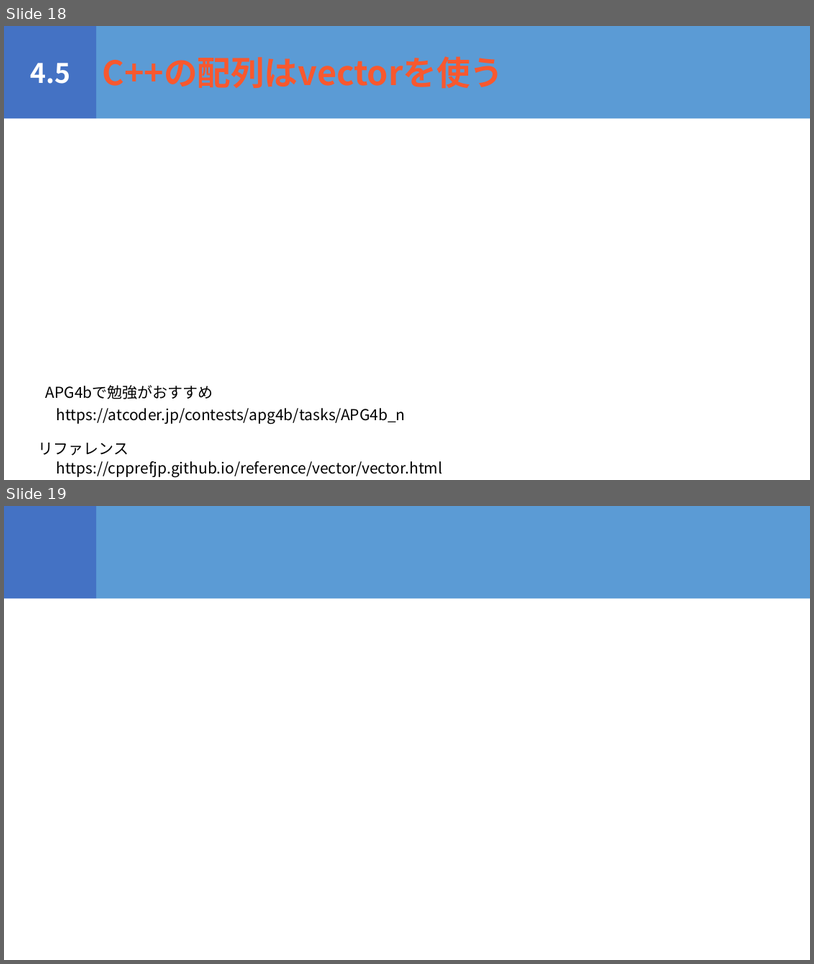
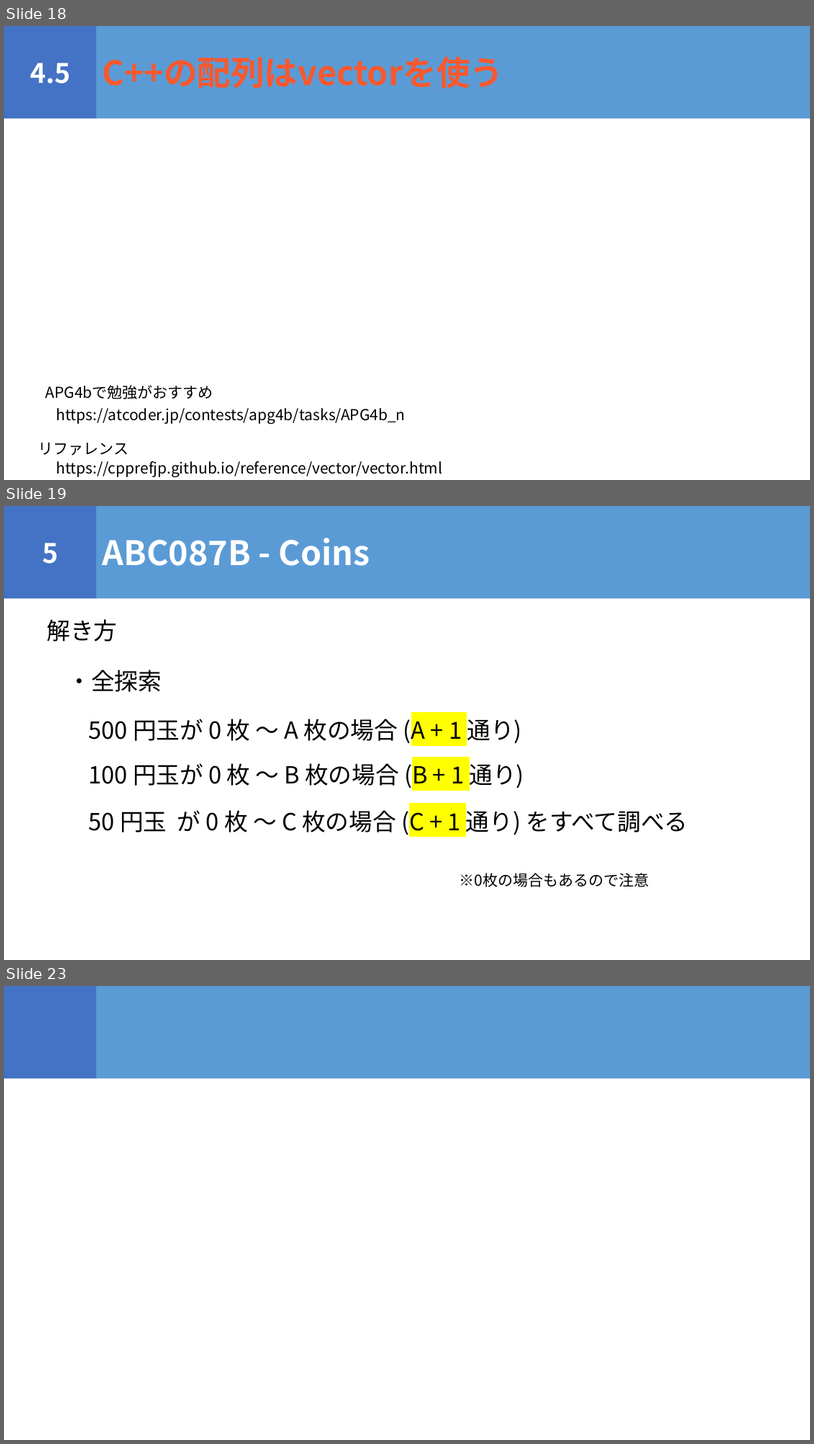
Before and after one commit to igeeeeee/triC_AtCoder_Beginners_Selection, a slide deck: ABS_勉強会.pptx. Shown one above the other, each under a label of ours: slides 18 and 19 before the commit, slides 18, 19 and 23 after it; the slides between them are not shown. The pictures are 814x964 and 814x1444 pixels, drawn with LibreOffice and Linux fonts; fonts in the diff are those of the drawing. Boxes give left, top, right and bottom in pixels: in the first picture for what was removed or moved away, otherwise in the second. Text is boxed around its words. In the diff, an @@ line names an element or a change of style, - is before the commit and + after.

```diff
--- a/ABS_勉強会.pptx
+++ b/ABS_勉強会.pptx
@@ slide 19 added at (x1=4, y1=506, x2=810, y2=960), background #FFFFFF @@
@@ rectangle added at (x1=4, y1=506, x2=97, y2=599), fill #4472C4, 32 pt, text #FFFFFF, bold @@
+5
@@ rectangle added at (x1=97, y1=506, x2=810, y2=599), fill #5B9BD5, 40 pt, text #FFFFFF, bold @@
+ABC087B - Coins
@@ text added at (x1=47, y1=619, x2=118, y2=641), 28 pt, text #000000 @@
+解き方
@@ text added at (x1=68, y1=669, x2=162, y2=692), 28 pt, text #000000 @@
+・全探索
@@ text added at (x1=89, y1=715, x2=689, y2=836), 28 pt, text #000000 @@
+500 円玉が 0 枚 〜 A 枚の場合 (A + 1 通り)
+100 円玉が 0 枚 〜 B 枚の場合 (B + 1 通り)
+50 円玉 が 0 枚 〜 C 枚の場合 (C + 1 通り) をすべて調べる
@@ text added at (x1=459, y1=872, x2=649, y2=887), 18 pt, text #000000 @@
+※0枚の場合もあるので注意
@@ what was slide 19 is now slide 23 @@
```
Also in this commit, not shown: 3 other slides added, 1 other file.
